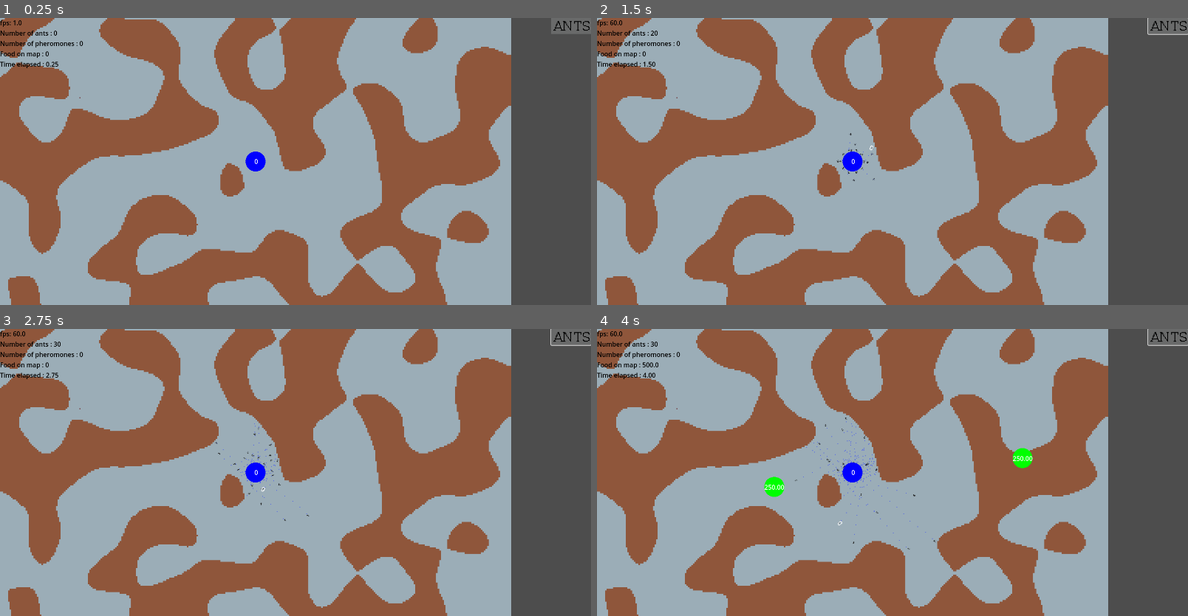
Above: before the commit, frames 1-4 (two rows, left to right).
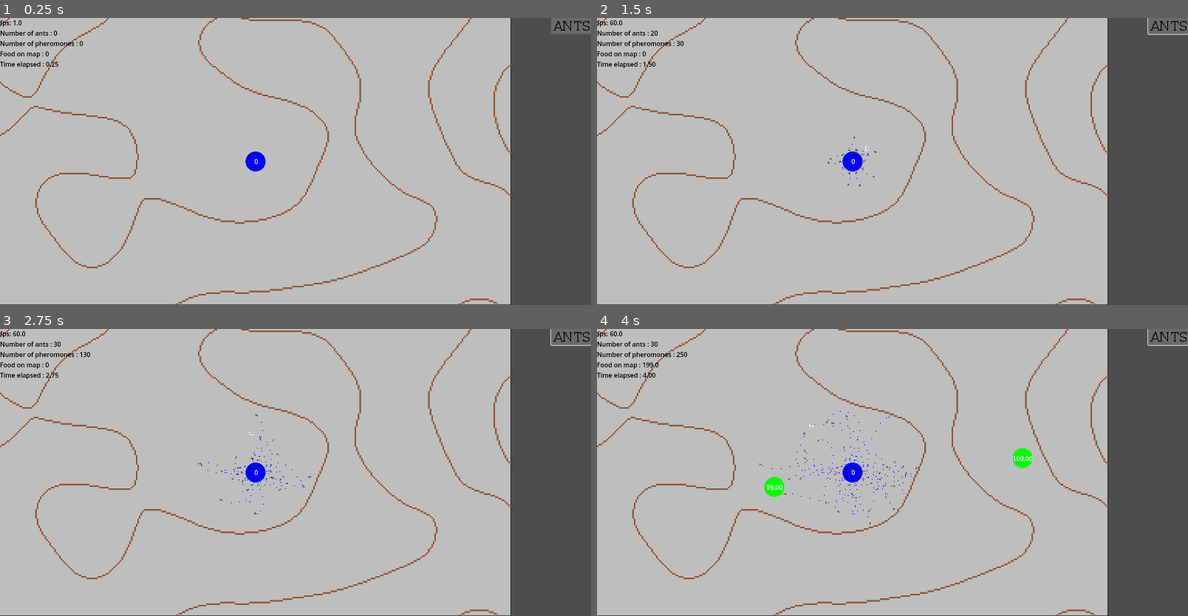
Above: after the commit, the same moments.

Repository: zPrisim/ArtificialAnts
Game: Godot game, scene res://scenes/simulation.tscn
Same seed, same stepped clock (60 frames per second), same inputs: the game is played once before the commit and once after it.
Inputs (mouse positions are in pixels of both pictures, inside the frame that each line leads up to):
- Up to frame 1 (0.25 s): no input
- Up to frame 2 (1.5 s): click (1170, 26) at 0.5 s; click (1170, 26) at 1.25 s
- Up to frame 3 (2.75 s): click (573, 337) at 2 s
- Up to frame 4 (4 s): move the mouse to (1022, 458) at 2.77 s; click (1022, 458) at 2.92 s; move the mouse to (774, 486) at 3.52 s; click (774, 486) at 3.67 s

The runs differ from the first frame. In frame 1, 85% of the frame differs, in the area x 0-87%, y 0-100%; in frame 2, 85%; in frame 3, 85%; in frame 4, 85%.

Commit message:
Simplification carte + fix collision layers + quelques optis

Diff:
--- a/project.godot
+++ b/project.godot
@@ -59,6 +59,12 @@
 
 [layer_names]
 
+2d_physics/layer_1="Obstacles"
+2d_physics/layer_2="AntHill"
+2d_physics/layer_3="Food"
+2d_physics/layer_4="Ants"
+2d_physics/layer_5="homePheromones"
+2d_physics/layer_6="foodPheromoness"
 avoidance/layer_1="Obstacles"
 avoidance/layer_2="Fourmiss"
 
@@ -66,6 +72,8 @@
 
 common/physics_ticks_per_second=30
 common/max_physics_steps_per_frame=4
+2d/default_gravity=0.0
+2d/solver/solver_iterations=8
 
 [rendering]
 
--- a/scenes/ant.tscn
+++ b/scenes/ant.tscn
@@ -14,14 +14,14 @@
 radius = 6.0
 
 [sub_resource type="CircleShape2D" id="CircleShape2D_1c1h0"]
-radius = 35.0571
+radius = 40.05
 
 [node name="ant" type="CharacterBody2D"]
 light_mask = 0
 z_index = 1
 rotation = 0.00465113
-collision_layer = 4
-collision_mask = 19
+collision_layer = 8
+collision_mask = 7
 motion_mode = 1
 slide_on_ceiling = false
 wall_min_slide_angle = 0.0
--- a/scenes/food.tscn
+++ b/scenes/food.tscn
@@ -7,7 +7,7 @@
 
 [node name="food" type="StaticBody2D"]
 z_index = 2
-collision_layer = 2
+collision_layer = 4
 collision_mask = 4
 script = ExtResource("1_xven1")
 
--- a/scenes/map.tscn
+++ b/scenes/map.tscn
@@ -15,12 +15,16 @@
 [sub_resource type="TileSet" id="TileSet_gldc4"]
 tile_size = Vector2i(4, 4)
 physics_layer_0/collision_layer = 1
-physics_layer_0/collision_mask = 4
+physics_layer_0/collision_mask = 0
 physics_layer_0/physics_material = SubResource("PhysicsMaterial_4xfga")
 sources/0 = SubResource("TileSetAtlasSource_paxxb")
 
 [node name="TileMapLayer" type="TileMapLayer"]
+light_mask = 0
+z_as_relative = false
 tile_set = SubResource("TileSet_gldc4")
+occlusion_enabled = false
+navigation_enabled = false
 script = ExtResource("2_paxxb")
 
 [node name="Camera2D" type="Camera2D" parent="."]
--- a/scenes/pheromone.tscn
+++ b/scenes/pheromone.tscn
@@ -8,7 +8,7 @@
 
 [node name="pheromone" type="Area2D"]
 light_mask = 0
-collision_layer = 9
+collision_layer = 0
 collision_mask = 4
 monitoring = false
 script = ExtResource("1_qs1xe")
--- a/scenes/simulation.tscn
+++ b/scenes/simulation.tscn
@@ -47,7 +47,7 @@
 
 [node name="antHill" type="StaticBody2D" parent="."]
 z_index = 2
-collision_layer = 16
+collision_layer = 2
 collision_mask = 4
 script = ExtResource("4_ljsjv")
 
--- a/scripts/ant_movement.gd
+++ b/scripts/ant_movement.gd
@@ -1,17 +1,20 @@
 extends CharacterBody2D
 
 @onready var pheromone = preload("res://scenes/pheromone.tscn")
+
 @onready var rightSensor = $rightAntenna
 @onready var centreSensor = $centre
 @onready var leftSensor = $leftAntenna
+
 @onready var vision = $antVision
 @onready var frontObstacleRay = $frontRayCast2D
 
 @export var id: int
 
+
 var maxSpeed = 80.0
-var steerStrength = 100.0
-var wanderStrength = 0.1
+var steerStrength = 100.0 # force changement de direction : augmente grandement la vitesse aussi
+var wanderStrength = 0.5 # force de l'aléatoire
 var desiredDirection: Vector2
 var desiredVelocity
 var desiredSteeringForce
@@ -23,38 +26,32 @@
 var pheromoneSpawnTimer: Timer
 var hasFood: bool
 var hadFood: bool
-var lastFood: Node2D
-
-const TIME_TO_UPDATE = 0.05
-var updateTimer: Timer
+var lastFood : Node2D
+
+const TIME_TO_UPDATE = 0.10
+var updateTimer : Timer
+
 var distMax = 1000
 
-var sensor_direction : Vector2 = Vector2.ZERO
+var sensor_direction : Vector2 = Vector2(0,0)
+
 
 func _ready():
 	add_to_group("ant")
-	hadFood = false
+
+	updateTimer = Timer.new()
+
+	updateTimer.connect("timeout", _on_timer_update)
+
 	hasFood = false
-
 	pheromoneSpawnTimer = Timer.new()
-	pheromoneSpawnTimer.wait_time = pheromoneSpawnTimeDelay
-	pheromoneSpawnTimer.one_shot = false
-	pheromoneSpawnTimer.autostart = true
 	pheromoneSpawnTimer.connect("timeout", _onTimerPheromoneSpawnTime)
 	add_child(pheromoneSpawnTimer)
-
-	updateTimer = Timer.new()
-	updateTimer.wait_time = TIME_TO_UPDATE
-	updateTimer.one_shot = false
-	updateTimer.autostart = true
-	updateTimer.connect("timeout", _on_timer_update)
 	add_child(updateTimer)
-
-func _onTimerPheromoneSpawnTime():
-	if hasFood:
-		get_parent().instMapPheromoneFood.addPheromones(position, Settings.types.FOOD)
-	else:
-		get_parent().instMapPheromoneHome.addPheromones(position, Settings.types.HOME)
+	pheromoneSpawnTimer.start(pheromoneSpawnTimeDelay)
+	updateTimer.start(TIME_TO_UPDATE)
+
+
 
 func _on_timer_update():
 	if !hasFood:
@@ -62,87 +59,153 @@
 	else:
 		sensor_direction = handlePheromoneSensors(Settings.types.HOME)
 
-func move(delta : float):
+func _onTimerPheromoneSpawnTime():
+	var distance
+	var normalized_distance
+
+	var p = pheromone.instantiate()
+
+	if hasFood:
+		if lastFood != null:
+			distance = global_position.distance_to(lastFood.global_position)
+		else:
+			distance = 0
+		normalized_distance = distance / distMax
+		p.type = Settings.types.FOOD
+		p.value = p.foodValue * (1.0 - normalized_distance)
+	else:
+		distance = global_position.distance_to(anthill.global_position)
+		normalized_distance = distance / distMax
+		p.type = Settings.types.HOME
+		p.value = p.homeValue * (1.0 - normalized_distance)
+	p.id = id
+	get_parent().pheromones.append(p)
+	get_parent().add_child(p)
+	p.global_position = global_position
+func move(delta : float, t : Settings.types):
 	var randomAngle = randf() * TAU
 	var randomRadius = sqrt(randf())
 	var randomPoint = Vector2(randomRadius * cos(randomAngle), randomRadius * sin(randomAngle))
 
-	desiredDirection =  (desiredDirection + sensor_direction + (randomPoint * wanderStrength)).normalized()
+
+	if frontObstacleRay.is_colliding():
+		var normal = frontObstacleRay.get_collision_normal()
+		var rng = randf()
+		var avoidance
+		velocity = Vector2(0,0)
+		if rng < 0.5:
+			avoidance = normal.rotated(PI / 4)
+		else:
+			avoidance = normal.rotated(-PI / 4)
+		desiredDirection = (desiredDirection + avoidance ).normalized()
+
+
+	if t == Settings.types.FOOD && lastFood == null:
+		desiredDirection =  (desiredDirection + sensor_direction + (randomPoint * wanderStrength)).normalized()
+	elif t == Settings.types.FOOD && lastFood != null:
+		desiredDirection =  (desiredDirection + sensor_direction + (randomPoint * wanderStrength)).normalized()
+	elif t == Settings.types.HOME:
+		desiredDirection =  (desiredDirection + sensor_direction + (randomPoint * wanderStrength)).normalized()
+
 	desiredVelocity = desiredDirection * maxSpeed
 	desiredSteeringForce = (desiredVelocity - velocity) * steerStrength
 	acceleration = desiredSteeringForce.limit_length(steerStrength)
 	velocity = (velocity + acceleration * delta).limit_length(maxSpeed)
 	rotation = atan2(velocity.y, velocity.x) + PI / 2
 
-func turn() -> void:
+
+
+func TurnAround() -> void: # A modifier, les fourmis se bloquent
 	velocity = -velocity * 0.5  # on ralenti la vitesse
 	desiredDirection = velocity
+
 
 func sumArray(a : Array):
 	var sum = 0
 	for i in a.size():
-		sum += a[i].value
+		if a[i].type == Settings.types.FOOD:
+			sum += a[i].value
 	return sum
 
-func handlePheromoneSensors(t : Settings.types) -> Vector2:
-	var map
+
+func handlePheromoneSensors( t : Settings.types) -> Vector2:
 	if t == Settings.types.FOOD:
-		map = get_parent().instMapPheromoneFood
-	else:
-		map = get_parent().instMapPheromoneHome
-
-	var leftPheromones = map.getPheromones(leftSensor.global_position)
-	var centrePheromones = map.getPheromones(centreSensor.global_position)
-	var rightPheromones = map.getPheromones(rightSensor.global_position)
-	print(leftPheromones)
+		leftSensor.set_collision_mask_value(5, true)
+		leftSensor.set_collision_mask_value(6, false)
+		centreSensor.set_collision_mask_value(5, true)
+		centreSensor.set_collision_mask_value(6, false)
+		rightSensor.set_collision_mask_value(5, true)
+		rightSensor.set_collision_mask_value(6, false)
+	else:
+		leftSensor.set_collision_mask_value(5, false)
+		leftSensor.set_collision_mask_value(6, true)
+		centreSensor.set_collision_mask_value(5, false)
+		centreSensor.set_collision_mask_value(6, true)
+		rightSensor.set_collision_mask_value(5, false)
+		rightSensor.set_collision_mask_value(6, true)
+
+
+	var leftPheromones = leftSensor.sensor()
+	var centrePheromones = centreSensor.sensor()
+	var rightPheromones = rightSensor.sensor()
+	var allPheromones = leftPheromones + rightPheromones + centrePheromones
+
 	if t == Settings.types.FOOD:
-		set_collision_mask_value(2, true)
-		set_collision_mask_value(5, false)
+		set_collision_mask_value(3, true)
+		set_collision_mask_value(2, false)
+
 		var v = vision.sensor("foodRessource")
 		if v != null:
-			return (v.global_position - global_position).normalized()
+			return (v.global_position  - global_position).normalized()
+
+			#return (lastFood.global_position  - global_position).normalized()
+		if lastFood != null:
+			return isNear(allPheromones, lastFood)
 		hadFood = false
+		var sumLeft = sumArray(leftPheromones)
+		var sumCentre = sumArray(centrePheromones)
+		var sumRight = sumArray(rightPheromones)
+		if sumCentre > max(sumLeft,sumRight):
+			return (centreSensor.global_position - global_position).normalized()
+		elif sumLeft > sumRight:
+			return (leftSensor.global_position - global_position).normalized()
+		elif sumRight > sumLeft:
+			return (rightSensor.global_position - global_position).normalized()
 	elif t == Settings.types.HOME:
-		set_collision_mask_value(2, false)
-		set_collision_mask_value(5, true)
+		set_collision_mask_value(3, false)
+		set_collision_mask_value(2, true)
+
 		var v = vision.sensor("antHill")
 		if v != null:
-			return (v.global_position - global_position).normalized()
-
-	var sumLeft = sumArray(leftPheromones)
-	var sumCentre = sumArray(centrePheromones)
-	var sumRight = sumArray(rightPheromones)
-
-	if sumCentre > max(sumLeft, sumRight):
-		return (centreSensor.global_position - global_position).normalized()
-	elif sumLeft > sumRight:
-		return (leftSensor.global_position - global_position).normalized()
-	elif sumRight > sumLeft:
-		return (rightSensor.global_position - global_position).normalized()
-	return Vector2.ZERO
+			return (v.global_position  - global_position).normalized()
+		return isNear(allPheromones, anthill)
+	return Vector2(0,0)
 
 func handleFood(f):
-	f.foodValue -= f.foodRatio / 10
-	if f.foodValue < 1:
+	if(f.foodValue > 1):
+		f.foodValue -= f.foodRatio/10
+		hasFood = true
+	else:
 		f.queue_free()
-	hasFood = true
 
 func isNear(pA : Array, n : Node2D) -> Vector2:
 	var minDist = 5000
 	var minVec = Vector2.ZERO
 	var dist
 	for p in pA:
-		dist = p.pos.distance_to(n.global_position)
+		dist = p.global_position.distance_to(n.global_position)
 		if dist < minDist:
 			minDist = dist
-			minVec = p.pos
+			minVec = p.global_position
 	if minVec != Vector2.ZERO:
 		return (minVec - global_position).normalized()
 	return Vector2.ZERO
 
 func _physics_process(delta: float) -> void:
-	move(delta)
-
+	if !hasFood:
+		move(delta, Settings.types.FOOD)
+	else:
+		move(delta, Settings.types.HOME)
 
 	var result = move_and_slide()
 	if result:
@@ -155,9 +218,12 @@
 		elif collider.is_in_group("antHill") and hasFood:
 			hasFood = false
 			collider.foodNumber += 1
-		turn()
-	queue_redraw()
-
-func _draw() -> void:
-	if hasFood:
-		draw_circle(Vector2(0, -5), 2.5, Color.GREEN, 10)
+		TurnAround()
+
+
+
+"""
+	draw_circle(rightSensor.position,$CollisionShape2D.shape.radius,Color.VIOLET,0)
+	draw_circle(centreSensor.position,$CollisionShape2D.shape.radius,Color.VIOLET,0)
+	draw_circle(leftSensor.position,$CollisionShape2D.shape.radius,Color.VIOLET,0)
+"""
--- a/scripts/food.gd
+++ b/scripts/food.gd
@@ -10,11 +10,6 @@
 	add_to_group("foodRessource")
 	foodCollision.shape = foodCollision.shape.duplicate()
 	foodCollision.shape.radius = radius
-	foodValue = radius * foodRatio
-
-func _physics_process(_delta):
-
-	queue_redraw()
 
 func _draw():
 	draw_circle(Vector2(0,0),foodCollision.shape.radius,Color.GREEN,true)
--- a/scripts/map.gd
+++ b/scripts/map.gd
@@ -1,12 +1,14 @@
 extends TileMapLayer
 
 var fnl := FastNoiseLite.new()
+var right_click_held := false
+var paint_mode := true
 
 func _ready() -> void:
 	randomize()
 	fnl.seed = randi()
-	fnl.frequency = 0.02
-	fnl.noise_type =FastNoiseLite.TYPE_SIMPLEX_SMOOTH
+	fnl.frequency = 0.01
+	fnl.noise_type = FastNoiseLite.TYPE_SIMPLEX_SMOOTH
 	fnl.fractal_type = FastNoiseLite.FRACTAL_FBM
 	fnl.fractal_octaves = 1
 	fnl.domain_warp_type = FastNoiseLite.DOMAIN_WARP_BASIC_GRID
@@ -16,6 +18,17 @@
 
 	generateMap()
 
+func is_edge(x: int, y: int, noise: FastNoiseLite) -> bool:
+	var current = noise.get_noise_2d(x, y)
+	if current <= 0.1:
+		return false
+
+	for offset in [Vector2i(1, 0), Vector2i(-1, 0), Vector2i(0, 1), Vector2i(0, -1)]:
+		var neighbor_val = noise.get_noise_2d(x + offset.x, y + offset.y)
+		if neighbor_val <= 0.1:
+			return true
+	return false
+
 func generateMap():
 	var center = Vector2(160, 90)
 	var radius = 20
@@ -23,48 +36,39 @@
 	for x in 320:
 		for y in 180:
 			var pos = Vector2(x, y)
-			var noiseVal = fnl.get_noise_2d(x, y)
-
-			# Forme aléatoire centrée basée sur la distance
 			var shapeNoise = fnl.get_noise_2d(x , y)
 			var dist = pos.distance_to(center) / radius
 
 			if dist + shapeNoise < 1.0:
-				# Zone pour la fourmillière
-				set_cell(Vector2i(x, y), 0, Vector2i(4, 0))
+				erase_cell(Vector2i(x, y))
 			else:
-				# Reste de la map
-				if noiseVal > 0.1:
-					set_cell(Vector2i(x, y), 0, Vector2i(0, 0)) # murs
-				else:
-					set_cell(Vector2i(x, y), 0, Vector2i(4, 0))
+				if is_edge(x, y, fnl):
+					set_cell(Vector2i(x, y), 0, Vector2i(0, 0))
 
-
-
-var right_click_held := false
-var lastType : Vector2i = Vector2i(0,0)
 
 func _input(event: InputEvent) -> void:
 	if event.is_action_pressed("restart_map"):
-		get_tree().reload_current_scene()
+		get_parent().get_tree().reload_current_scene()
+	elif event is InputEventMouseButton and event.button_index == MOUSE_BUTTON_RIGHT and event.position.x < 1280:
+		if event.pressed:
+			right_click_held = true
+			paint_mode = not paint_mode
+		else:
+			right_click_held = false
 
-	elif event is InputEventMouseButton and event.position.x < 1280 :
-
-		if event.button_index == MOUSE_BUTTON_RIGHT:
-			right_click_held = event.pressed
-			var cell : Vector2i = local_to_map(event.position)
-			if get_cell_atlas_coords(cell) == Vector2i(0, 0):
-				lastType = Vector2i(4, 0)
-			else:
-				lastType = Vector2i(0, 0)
-	var width = 2
-
+	var width = 1
 	if event is InputEventMouseMotion and right_click_held and event.position.x < 1280 - width:
 		var cell : Vector2i = local_to_map(event.position)
-		set_cell(cell, 0, lastType)
-
-	if event is InputEventMouseMotion and right_click_held and event.position.x < 1280 - width:
-		var cell : Vector2i = local_to_map(event.position)
-		for i in range (-width,width):
-			for j in range (-width,width):
-				set_cell(cell + Vector2i(i,j),0, lastType)
+		if width == 1:
+			if paint_mode:
+				set_cell(cell, 0, Vector2i(0, 0))
+			else:
+				erase_cell(cell)
+		else:
+			for i in range(-width, width):
+				for j in range(-width, width):
+					var target_cell = cell + Vector2i(i, j)
+					if paint_mode:
+						set_cell(target_cell, 0, Vector2i(0, 0))
+					else:
+						erase_cell(target_cell)
--- a/scripts/pheromone.gd
+++ b/scripts/pheromone.gd
@@ -2,10 +2,9 @@
 
 @onready var sprite = $pheromoneSprite
 
-enum types {HOME, FOOD}
 
 var id
-var type : types
+var type : Settings.types
 var value : float
 
 const homeValue = 10.0
@@ -19,12 +18,18 @@
 var lifeTime = 15.0
 
 func _ready():
-	if type == types.FOOD:
+	if type == Settings.types.FOOD:
 		value = foodValue
 		sprite.self_modulate = Color(255,0,0)
 	else:
 		value = homeValue
 		sprite.self_modulate = Color(0,0,255)
+
+	if type == Settings.types.FOOD:
+		set_collision_layer_value(5,true)
+	else:
+		set_collision_layer_value(6,true)
+
 
 	lifeTimer = Timer.new()
 	deathTimer = Timer.new()
@@ -44,6 +49,11 @@
 	sprite.self_modulate.a -= 0.25
 	value -= (lifeTime/10)
 
+
+func reset_timer():
+	deathTimer.start()
+
+
 func _on_timer_deathTime():
 	get_parent().pheromones.erase(self)
 	get_parent().remove_child(self)
--- a/scripts/pheromone_map.gd
+++ b/scripts/pheromone_map.gd
@@ -6,11 +6,14 @@
 
 var sizeX : int
 var sizeY : int
-var lifeTime : float = 10.0
+var lifeTime : float = 5.0
 var pheromoneSize : float
 var baseOpacity : float = 1.0
 var cells : Array[Cell]
 var perceptionRadius = 6.0
+
+var type : Settings.types
+
 
 var halfSize
 var perceptionRadiusReciprocal
@@ -30,14 +33,14 @@
 	add_child(cleanup_timer)
 	cleanup_timer.start(1.0)
 
-	addPheromones(Vector2(200,200), Settings.types.FOOD)
+	addPheromones(Vector2(200,200))
 
 func _on_cleanup_timer_timeout() -> void:
 	var now = Time.get_ticks_msec() / 1000.0
 	for cell in cells:
 		cell.cleanup_pheromones(now)
 
-func initParticle(pos : Vector2, t : Settings.types) -> CPUParticles2D:
+func initParticle(pos : Vector2) -> CPUParticles2D:
 	var pa = CPUParticles2D.new()
 	pa.texture = tex
 
@@ -48,19 +51,18 @@
 
 	pa.amount = 1
 	pa.gravity = Vector2(0,0)
-	if t == Settings.types.FOOD:
+	if type == Settings.types.FOOD:
 		pa.color = Color(1, 0, 0, 1)
 	pa.position = pos
 	add_child(pa)
 	return pa
 
-func addPheromones(pos : Vector2, t : Settings.types):
+func addPheromones(pos : Vector2):
 	var cellCoord = posToCell(pos)
 	var p = Pheromone.new()
 	p.pos = pos
 	p.value = 10.0
 	p.creationTime = Time.get_ticks_msec() / 1000.0
-	p.particle = initParticle(p.pos, t)
 	cells[cellCoord.x + cellCoord.y * sizeX].pheromones.append(p)
 
 func getPheromones(sensorCentre : Vector2) -> Array[Pheromone]:
@@ -84,6 +86,17 @@
 	var y = int((pos.y + halfSize.y) * perceptionRadiusReciprocal)
 	return Vector2i(clamp(x, 0, sizeX - 1), clamp(y, 0, sizeY - 1))
 
+func _draw() -> void:
+	for c in cells:
+		for p in c.pheromones:
+			if type == Settings.types.FOOD:
+				draw_rect(Rect2(p.pos,Vector2(2,2)),Color.RED,true)
+			else:
+				draw_rect(Rect2(p.pos,Vector2(2,2)),Color.BLUE,true)
+	pass
+
+func _physics_process(delta: float) -> void:
+	queue_redraw()
 # --- Classes internes propres ---
 
 class Cell:
@@ -94,16 +107,13 @@
 	func cleanup_pheromones(now: float):
 		for i in range(pheromones.size() - 1, -1, -1):
 			if now - pheromones[i].creationTime > 10.0:  # 10 secondes de durée
-				pheromones[i].particle.queue_free()
 				pheromones.remove_at(i)
 
 class Pheromone:
 	var pos : Vector2
 	var value : float
-	var particle : CPUParticles2D
 	var creationTime : float
 	func _init():
 		pos = Vector2(0, 0)
 		value = -1.0
-		particle = null
 		creationTime = 0.0
--- a/scripts/settings.gd
+++ b/scripts/settings.gd
@@ -1,3 +1,4 @@
 extends Node
 
 enum types {HOME, FOOD}
+var pheromoneSpawnTimeDelay = 0.3
--- a/scripts/simulation.gd
+++ b/scripts/simulation.gd
@@ -3,7 +3,7 @@
 @onready var ant = preload("res://scenes/ant.tscn")
 @onready var food = preload("res://scenes/food.tscn")
 @onready var pheromone = preload("res://scenes/pheromone.tscn")
-@onready var pheromoneMap = preload("res://scenes/pheromoneMap.tscn")
+#@onready var pheromoneMap = preload("res://scenes/pheromoneMap.tscn")
 
 @onready var map = preload("res://scenes/map.tscn")
 @onready var antHill = $antHill
@@ -22,6 +22,7 @@
 var startTime = 0
 
 func _ready():
+
 	startTime = Time.get_unix_time_from_system()
 	SimulationUi.ant_button_pressed.connect(_on_ant_button_pressed)
 	#Engine.set_time_scale(2)
@@ -29,13 +30,16 @@
 	var instMap = map.instantiate()
 	add_child(instMap)
 	antHill.position =antHillPos
+"""
+	instMapPheromoneHome = pheromoneMap.instantiate()
+	instMapPheromoneHome.type = Settings.types.HOME
 
-	instMapPheromoneHome = pheromoneMap.instantiate()
 	add_child(instMapPheromoneHome)
 
 	instMapPheromoneFood = pheromoneMap.instantiate()
+	instMapPheromoneFood.type = Settings.types.FOOD
 	add_child(instMapPheromoneFood)
-
+"""
 	#spawn_food_source(Vector2(500,500), 25)
 	#spawn_food_source(Vector2(50,50), 25)
 	#spawn_food_source(Vector2(900,300), 25)
@@ -45,16 +49,16 @@
 
 
 func _on_ant_button_pressed():
-	ants_around_anthill(25.0,ant,10,0.0)
+	ants_around_anthill(antHill.global_position, 25.0,ant,10,0.0)
 
 
 func _input(event):
 	if event is InputEventMouseButton and event.is_pressed():
-		if event.position.x < 1280:
+		if event.position.x < 1280 and event.position.y < 720:
 			if event.button_index == MOUSE_BUTTON_LEFT:
 				spawn_food_source(event.position, 25.0)
-			elif event.button_index == MOUSE_BUTTON_RIGHT:
-				print("ttt")
+			#elif event.button_index == MOUSE_BUTTON_RIGHT:
+
 
 
 
@@ -62,22 +66,24 @@
 	var instFood = food.instantiate()
 	instFood.radius = r
 	instFood.position = pos
+	instFood.foodValue = 100
 	add_child(instFood)
 	foods.append(instFood)
 
-func ants_around_anthill(circle_radius : float, object : PackedScene, count : int, base_rotation : float):
+func ants_around_anthill(centre : Vector2, circle_radius : float, object : PackedScene, count : int, base_rotation : float):
 	var radial_offset = Vector2.RIGHT.rotated(base_rotation) * circle_radius
 	var radial_increment = (2.0 * PI) / float(count)
 	var instance
 	for i in count:
 		instance = object.instantiate()
 		instance.id = ants.size()
-		instance.position = antHill.global_position + radial_offset
+		instance.position = centre + radial_offset
 		instance.rotation = radial_offset.angle()
 		instance.anthill = antHill
 		add_child(instance)
 		ants.append(instance)
 		radial_offset = radial_offset.rotated(radial_increment)
 
+
 func _draw():
 	draw_rect(Rect2(0.0, 0.0, 1280.0, 720.0), Color.GRAY, true)
